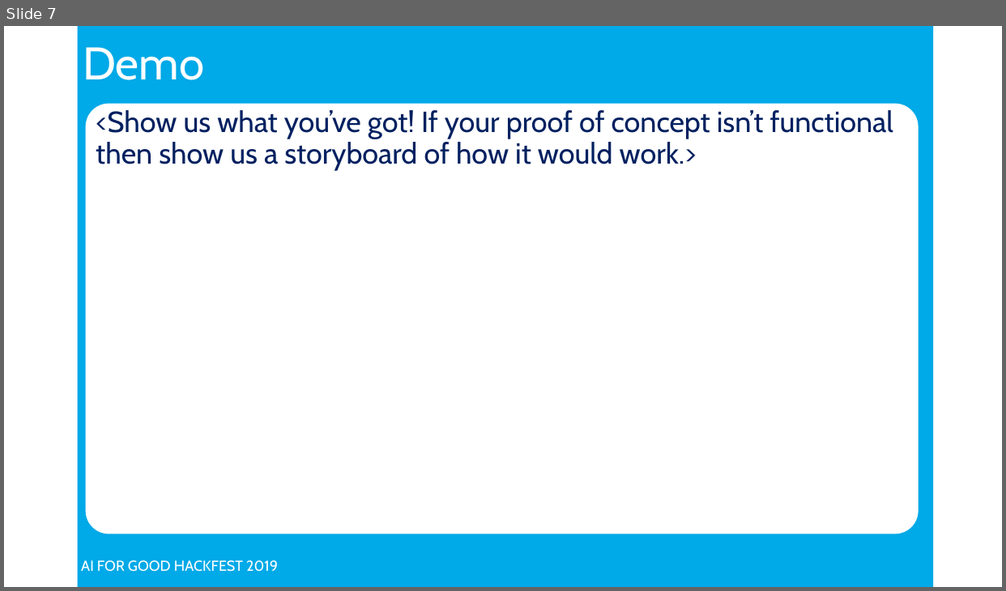
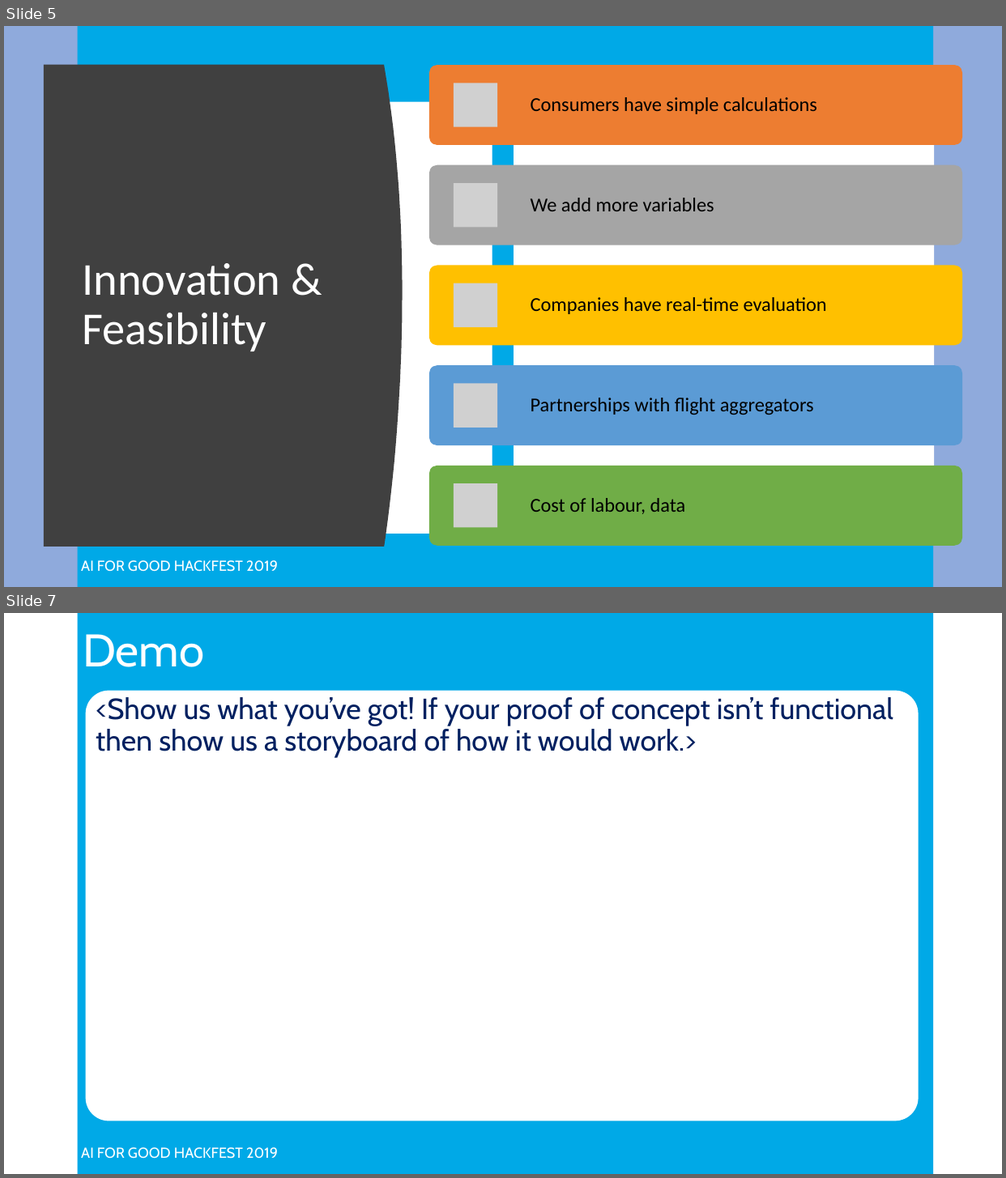
Before and after one commit to hannah-brydon/flight-climate, a slide deck: Hackfest-Presentation.pptx. Shown one above the other, each under a label of ours: slide 7 before the commit, slides 5 and 7 after it; the slides between them are not shown. The pictures are 1006x591 and 1006x1178 pixels, drawn with LibreOffice and Linux fonts; fonts in the diff are those of the drawing; grey boxes stand for pictures; background and template pictures are left out. Boxes give left, top, right and bottom in pixels: in the first picture for what was removed or moved away, otherwise in the second. Text is boxed around its words. In the diff, an @@ line names an element or a change of style, - is before the commit and + after.

```diff
--- a/Hackfest-Presentation.pptx
+++ b/Hackfest-Presentation.pptx
@@ slide 5 added at (4, 26, 1002, 587), background #8FAADC; not listed: 2 template elements that a slide beside it also shows @@
@@ freeform shape added at (44, 65, 403, 547), fill #404040 @@
@@ rounded rectangle added at (72, 102, 492, 534), fill #FFFFFF, outline #FFFFFF 1 pt @@
@@ rounded rectangle added at (514, 102, 934, 534), fill #FFFFFF, outline #FFFFFF 1 pt @@
@@ title added at (82, 263, 280, 352), 44 pt, text #FFFFFF @@
+Innovation & Feasibility
@@ group added at (429, 65, 962, 546): 5 rounded rectangles, 5 pictures, 5 texts @@
+Consumers have simple calculations
+We add more variables
+Companies have real-time evaluation
+Partnerships with flight aggregators
+Cost of labour, data
```
Also in this commit, not shown: 2 slides changed, 3 other slides added, 4 slides removed, 1 other file.
